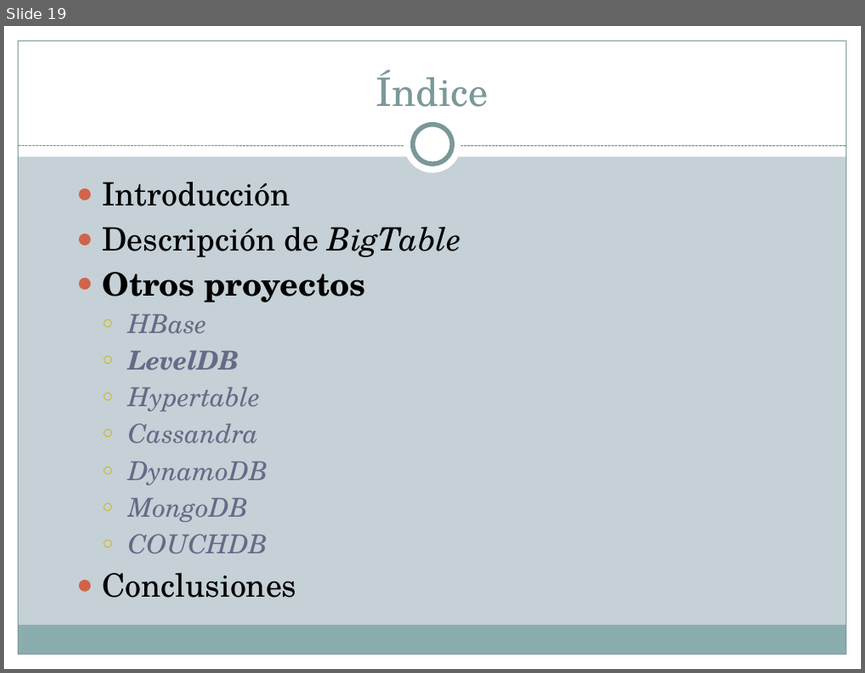
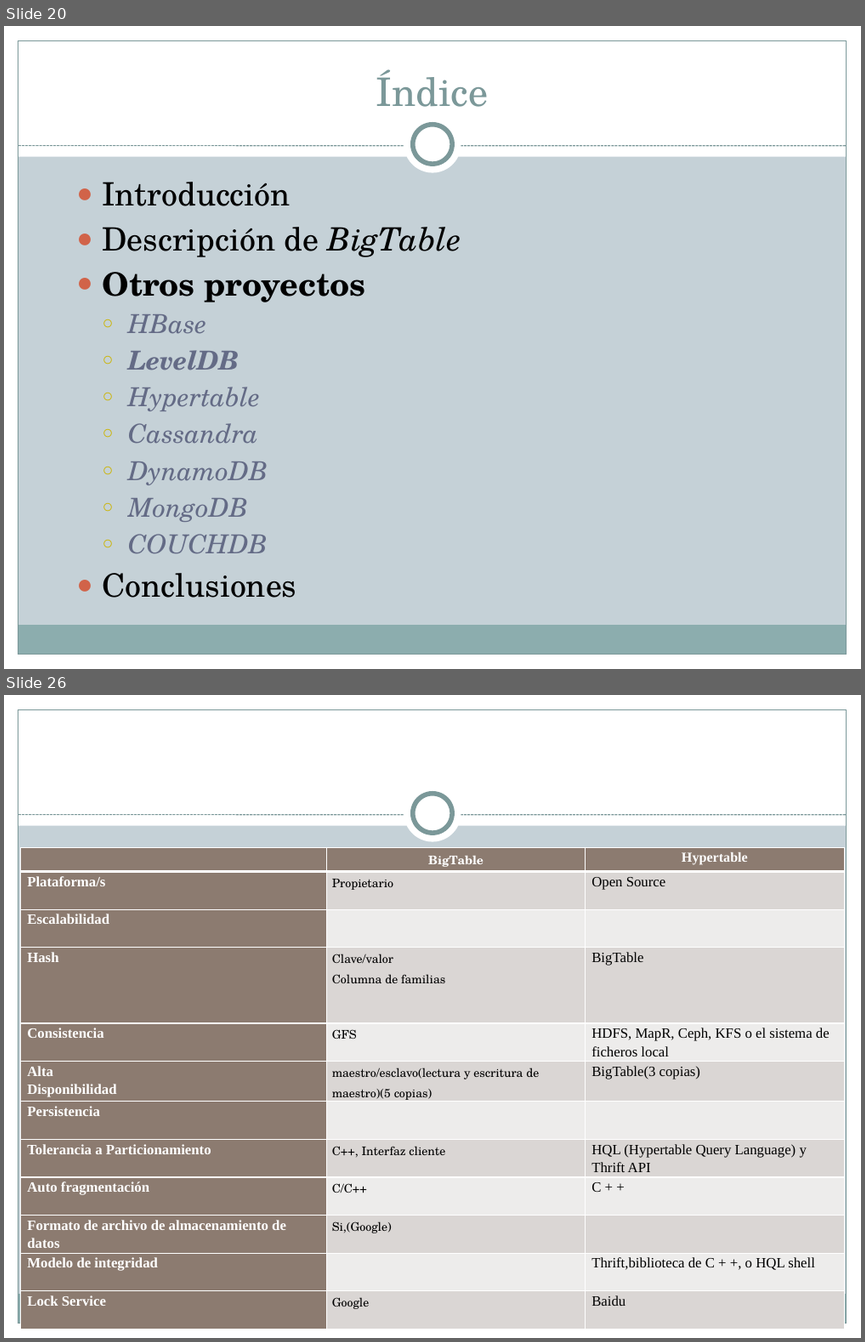
Before and after one commit to Transistores-de-silicio/Trabajo-MABD, a slide deck: BigTable - copia para Carlitos.pptx. Shown one above the other, each under a label of ours: slide 19 before the commit, slides 20 and 26 after it; the slides between them are not shown. The pictures are 865x673 and 865x1342 pixels, drawn with LibreOffice and Linux fonts; fonts in the diff are those of the drawing. Boxes give left, top, right and bottom in pixels: in the first picture for what was removed or moved away, otherwise in the second. Text is boxed around its words. In the diff, an @@ line names an element or a change of style, - is before the commit and + after.

```diff
--- a/BigTable - copia para Carlitos.pptx
+++ b/BigTable - copia para Carlitos.pptx
@@ slide 26 added at <box>4,695,861,1338</box>, background #C5D1D7; not listed: 9 template elements that a slide beside it also shows @@
@@ table added at <box>21,847,845,1330</box>, 12 rows, 3 columns @@
+ | BigTable | Hypertable
+Plataforma/s | Propietario | Open Source
+Escalabilidad |  | 
+Hash | Clave/valor / Columna de familias | BigTable
+Consistencia | GFS | HDFS, MapR, Ceph, KFS o el sistema de ficheros local
+Alta / Disponibilidad | maestro/esclavo(lectura y escritura de maestro)(5 copias) | BigTable(3 copias)
+Persistencia |  | 
+Tolerancia a Particionamiento | C++, Interfaz cliente | HQL (Hypertable Query Language) y Thrift API
+Auto fragmentación | C/C++ | C + +
+Formato de archivo de almacenamiento de datos | Si,(Google) | 
+Modelo de integridad |  | Thrift,biblioteca de C + +, o HQL shell
+Lock Service | Google | Baidu
@@ what was slide 19 is now slide 20 @@
```
Also in this commit, not shown: 13 slides changed, 11 other slides added, 1 other file.
